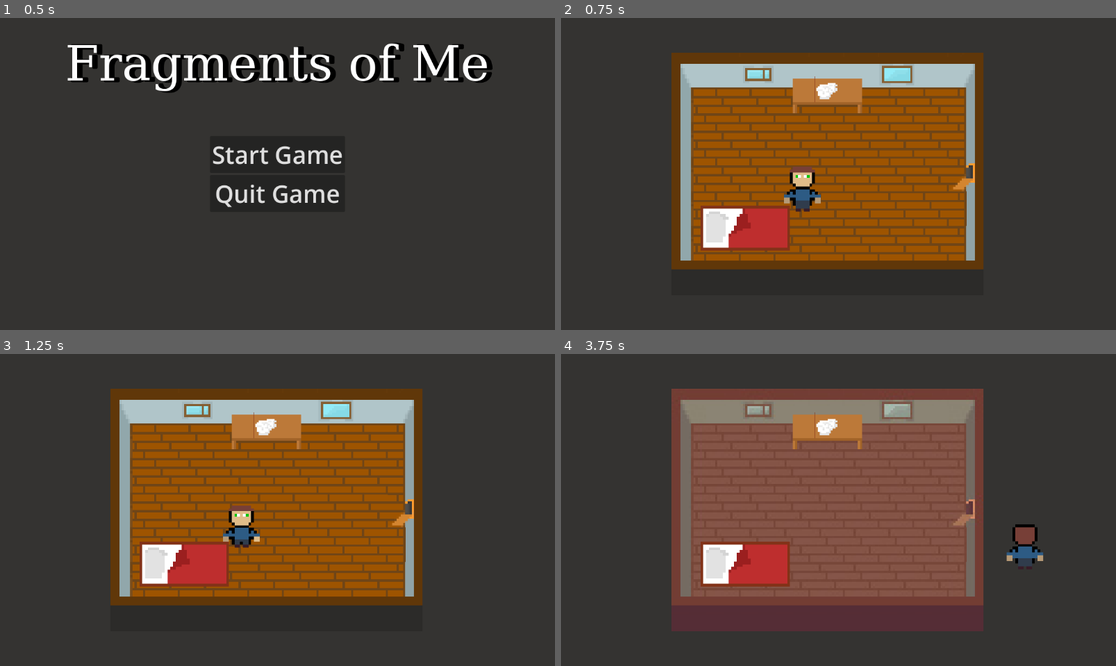
Above: before the commit, frames 1-4 (two rows, left to right).
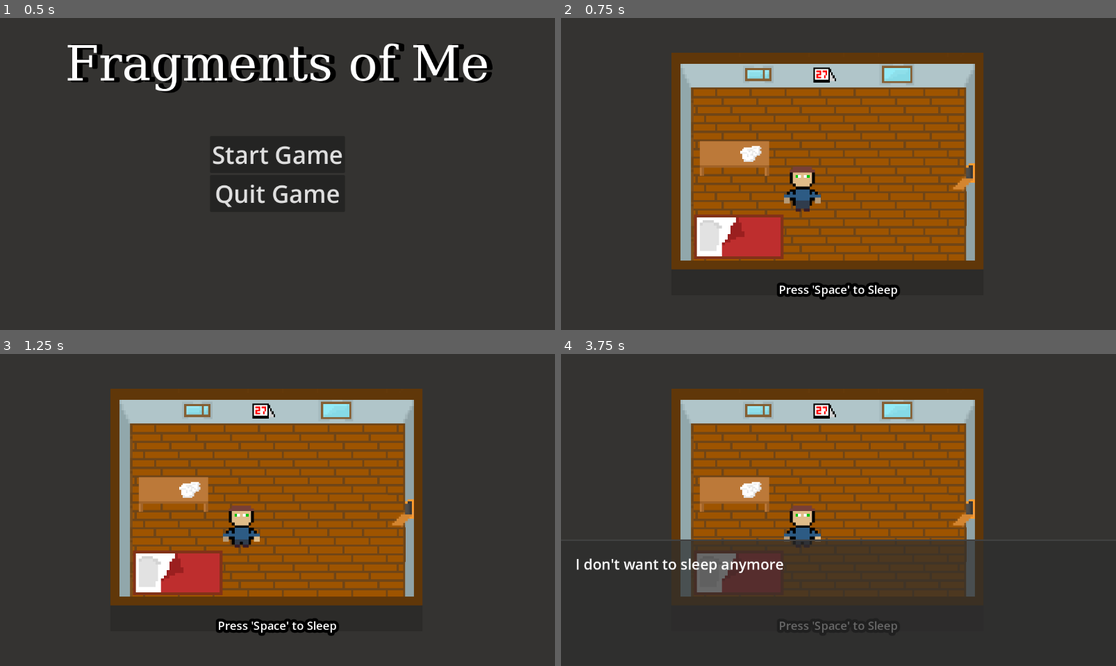
Above: after the commit, the same moments.

Repository: Warreign/fragments-of-me
Game: Godot game, scene res://ui/main_menu.tscn
Same seed, same stepped clock (60 frames per second), same inputs: the game is played once before the commit and once after it.
Inputs (mouse positions are in pixels of both pictures, inside the frame that each line leads up to):
- Up to frame 1 (0.5 s): no input
- Up to frame 2 (0.75 s): click "Start Game" at 0.5 s
- Up to frame 3 (1.25 s): no input
- Up to frame 4 (3.75 s): tap Space (primary_action) at 1.25, 1.35, 2, 2.3, 2.75, 3.5, 3.6 s; move the mouse to (960, 494) at 1.27 s; hold Right (move_right) 1.28-2.03 s; tap Q (toggle_time) at 1.55, 2.1, 3.05 s; move the mouse to (727, 525) at 2.02 s; hold S (move_down) 2.03-2.78 s; move the mouse to (894, 441) at 2.77 s; hold Right (move_right) 2.78-3.53 s; click (894, 441) at 2.85 s; move the mouse to (810, 572) at 3.52 s; hold W (move_up) from 3.53 s (still down)

Frame 1 is identical in both runs. In frame 2, 5.0% of the frame differs, in the area x 24-62%, y 15-91%; in frame 3, 5.0%; in frame 4, 44%, in the area x 2-87%, y 11-90%.

Commit message:
calendar

Diff:
--- a/common/controller.gd
+++ b/common/controller.gd
@@ -1,4 +1,6 @@
 extends Node2D
+
+signal time_changed(past : bool)
 
 @export_file("*.tscn") var menu_scene
 var is_in_menu : bool = true
@@ -73,3 +75,4 @@
 		current_tileset_id = 2
 		room_tiles.set_tile_set(preload("res://rooms.tres"))
 	room_tiles.notify_runtime_tile_data_update()
+	time_changed.emit(current_tileset_id == 1)
--- a/objects/bed.gd
+++ b/objects/bed.gd
@@ -4,7 +4,7 @@
 	Hud.show_dialog_panel("I don't want to sleep anymore")
 
 func get_action_text():
-	return "Press Space to Sleep"
+	return "Press 'Space' to Sleep"
 
 # Called when the node enters the scene tree for the first time.
 func _ready() -> void:
--- /dev/null
+++ b/objects/calendar.gd
@@ -0,0 +1,30 @@
+extends StaticInteractable
+
+@export var texture_past : Texture2D
+@export var texture_present : Texture2D
+
+@onready var sprite : Sprite2D = $Sprite2D
+
+func toggle_calendar(is_past :bool):
+	if (is_past):
+		sprite.set_texture(texture_past)
+	else:
+		sprite.set_texture(texture_present)
+
+
+func _on_interact():
+	Controller.toggle_time()
+	Hud.show_dialog_panel("What happened?! My head hurts... (Press 'Q' to toggle time)")
+
+func get_action_text() -> String:
+	return "Press 'Space' to look at the calendar"
+
+# Called when the node enters the scene tree for the first time.
+func _ready() -> void:
+	Controller.connect("time_changed", toggle_calendar, CONNECT_DEFERRED)
+	pass # Replace with function body.
+
+
+# Called every frame. 'delta' is the elapsed time since the previous frame.
+func _process(delta: float) -> void:
+	pass
--- a/objects/interactable.gd
+++ b/objects/interactable.gd
@@ -1,8 +1,27 @@
 class_name Interactable
 extends Area2D
 
+@export var is_interactable_once : bool = false
+var was_interacted : bool = false
+
+func _on_interact_final():
+	print("was interacted")
+	if (is_interactable_once):
+		$InteractionCollider.set_disabled(true)
+		if (was_interacted):
+			print("already interacted")
+			return
+
+	_on_interact()
+	was_interacted = true
+
 func _on_interact():
 	print("Action not implemented")
+
+func get_action_text_final():
+	if (is_interactable_once and was_interacted):
+		return ""
+	return get_action_text()
 
 func get_action_text() -> String:
 	return "Action not implemented"
--- a/player.gd
+++ b/player.gd
@@ -29,7 +29,7 @@
 	if (Controller.is_handling_movement()):
 		if (Input.is_action_just_pressed("primary_action")):
 			if (current_interactable):
-				current_interactable._on_interact()
+				current_interactable._on_interact_final()
 			else:
 				print("Not interactable")
 
@@ -82,7 +82,7 @@
 	move_and_slide()
 
 func _on_interactable_enter(interactable_area : Area2D):
-	Hud.set_action_label(interactable_area.get_action_text())
+	Hud.set_action_label(interactable_area.get_action_text_final())
 	current_interactable = interactable_area
 
 func _on_interactable_exit(interactable_area : Area2D):
--- a/rooms.tres
+++ b/rooms.tres
@@ -237,6 +237,7 @@
 5:0/0 = 0
 5:0/0/z_index = 1
 5:0/0/physics_layer_0/polygon_0/points = PackedVector2Array(-8, -8, -8, 8, 8, 8, 8, -8)
+8:2/0 = 0
 
 [resource]
 physics_layer_0/collision_layer = 1
--- a/rooms/Bedroom.tscn
+++ b/rooms/Bedroom.tscn
@@ -10,12 +10,26 @@
 [ext_resource type="PackedScene" uid="uid://b4fkn0abcmmcu" path="res://objects/interactable.tscn" id="7_vlhy6"]
 [ext_resource type="Script" path="res://objects/window.gd" id="8_pgfgn"]
 [ext_resource type="Texture2D" uid="uid://lyx3tywyiy4n" path="res://art/items.png" id="10_o6e7c"]
+[ext_resource type="Script" path="res://objects/calendar.gd" id="11_jpxub"]
+[ext_resource type="Texture2D" uid="uid://8h00asd5vrb3" path="res://rooms/calendar_present.tres" id="12_tmjeb"]
+
+[sub_resource type="RectangleShape2D" id="RectangleShape2D_6byn0"]
+size = Vector2(48, 25)
+
+[sub_resource type="RectangleShape2D" id="RectangleShape2D_omowa"]
+size = Vector2(42, 21)
 
 [sub_resource type="RectangleShape2D" id="RectangleShape2D_a7fu4"]
-size = Vector2(20, 17)
+size = Vector2(13, 16)
 
 [sub_resource type="RectangleShape2D" id="RectangleShape2D_nmt07"]
-size = Vector2(20, 18)
+size = Vector2(16, 15)
+
+[sub_resource type="RectangleShape2D" id="RectangleShape2D_srwnc"]
+size = Vector2(19, 21)
+
+[sub_resource type="RectangleShape2D" id="RectangleShape2D_c2vcl"]
+size = Vector2(32, 17)
 
 [sub_resource type="AtlasTexture" id="AtlasTexture_l21du"]
 atlas = ExtResource("10_o6e7c")
@@ -24,6 +38,13 @@
 [sub_resource type="AtlasTexture" id="AtlasTexture_g8dqo"]
 atlas = ExtResource("10_o6e7c")
 region = Rect2(16, 16, 16, 16)
+
+[sub_resource type="AtlasTexture" id="AtlasTexture_v673a"]
+atlas = ExtResource("10_o6e7c")
+region = Rect2(32, 0, 16, 16)
+
+[sub_resource type="RectangleShape2D" id="RectangleShape2D_q5n7o"]
+size = Vector2(13, 16)
 
 [node name="Bedroom" type="Node2D"]
 script = ExtResource("2_wypxn")
@@ -36,9 +57,17 @@
 script = ExtResource("3_hlq27")
 
 [node name="Bed" parent="." instance=ExtResource("3_gjkis")]
-position = Vector2(-6, -18)
+position = Vector2(-9, -14)
 rotation = -3.14159
 script = ExtResource("4_0aneo")
+
+[node name="InteractionCollider" parent="Bed" index="0"]
+position = Vector2(17.9999, -36.5001)
+shape = SubResource("RectangleShape2D_6byn0")
+
+[node name="CollisionCollider" parent="Bed/StaticBody2D" index="0"]
+position = Vector2(20.9999, -36.5001)
+shape = SubResource("RectangleShape2D_omowa")
 
 [node name="Sprite2D" parent="Bed" index="2"]
 position = Vector2(20.9999, -36.0001)
@@ -64,31 +93,51 @@
 script = ExtResource("8_pgfgn")
 
 [node name="CollisionShape2D" parent="Window" index="0"]
-position = Vector2(-24, -49.5)
+position = Vector2(-24.5, -50)
 shape = SubResource("RectangleShape2D_a7fu4")
 
 [node name="CollisionShape2D2" type="CollisionShape2D" parent="Window"]
-position = Vector2(40, -50)
+position = Vector2(40, -51.5)
 shape = SubResource("RectangleShape2D_nmt07")
 
 [node name="Table" parent="." instance=ExtResource("3_gjkis")]
-position = Vector2(1, -8)
+position = Vector2(-42, 21)
 
 [node name="InteractionCollider" parent="Table" index="0"]
-position = Vector2(1, 0)
+position = Vector2(18.5, -34.5)
+rotation = 1.5708
+shape = SubResource("RectangleShape2D_srwnc")
+
+[node name="CollisionCollider" parent="Table/StaticBody2D" index="0"]
+position = Vector2(10, -34.5)
+shape = SubResource("RectangleShape2D_c2vcl")
 
 [node name="Sprite2D" parent="Table" index="2"]
 position = Vector2(10, -35)
 texture = SubResource("AtlasTexture_l21du")
 
 [node name="napkin" type="Sprite2D" parent="Table"]
-position = Vector2(10, -38)
+position = Vector2(18, -38)
 scale = Vector2(0.75, 0.75)
 texture = SubResource("AtlasTexture_g8dqo")
 
-[node name="asdasd" parent="." instance=ExtResource("3_gjkis")]
+[node name="Calendar" parent="." instance=ExtResource("3_gjkis")]
+position = Vector2(5, -46)
+script = ExtResource("11_jpxub")
+texture_past = SubResource("AtlasTexture_v673a")
+texture_present = ExtResource("12_tmjeb")
+is_interactable_once = true
+
+[node name="InteractionCollider" parent="Calendar" index="0"]
+position = Vector2(4.5, -3)
+shape = SubResource("RectangleShape2D_q5n7o")
+
+[node name="Sprite2D" parent="Calendar" index="2"]
+position = Vector2(5, -8)
+scale = Vector2(0.6875, 0.6875)
+texture = ExtResource("12_tmjeb")
 
 [editable path="Bed"]
 [editable path="Window"]
 [editable path="Table"]
-[editable path="asdasd"]
+[editable path="Calendar"]
--- a/rooms/bedroom.gd
+++ b/rooms/bedroom.gd
@@ -2,16 +2,16 @@
 
 @onready var door : Door = $Door
 @onready var room_tiles : RoomTiles = $RoomTiles
-
-func toggle_door():
-	if (door.is_locked):
-		door.is_locked = false
-		$NormalTilesOpenDoor.show()
-		$NormalTiles.hide()
-	else:
-		door.is_locked = true
-		$NormalTiles.show()
-		$NormalTilesOpenDoor.hide()
+#
+#func toggle_door():
+	#if (door.is_locked):
+		#door.is_locked = false
+		#$NormalTilesOpenDoor.show()
+		#$NormalTiles.hide()
+	#else:
+		#door.is_locked = true
+		#$NormalTiles.show()
+		#$NormalTilesOpenDoor.hide()
 
 
 func get_room_tilemap() -> RoomTiles:
--- /dev/null
+++ b/rooms/calendar_present.tres
@@ -0,0 +1,7 @@
+[gd_resource type="AtlasTexture" load_steps=2 format=3 uid="uid://8h00asd5vrb3"]
+
+[ext_resource type="Texture2D" uid="uid://lyx3tywyiy4n" path="res://art/items.png" id="1_ym74j"]
+
+[resource]
+atlas = ExtResource("1_ym74j")
+region = Rect2(16, 0, 16, 16)
Not shown: 1 places in rooms/Bedroom.tscn that only renumber resources
